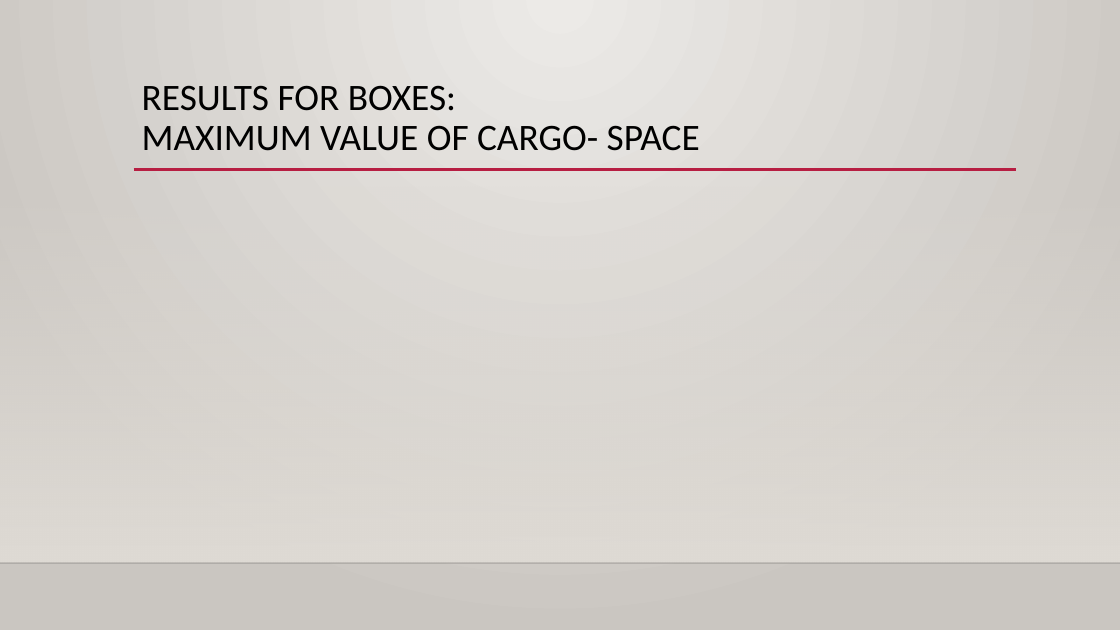
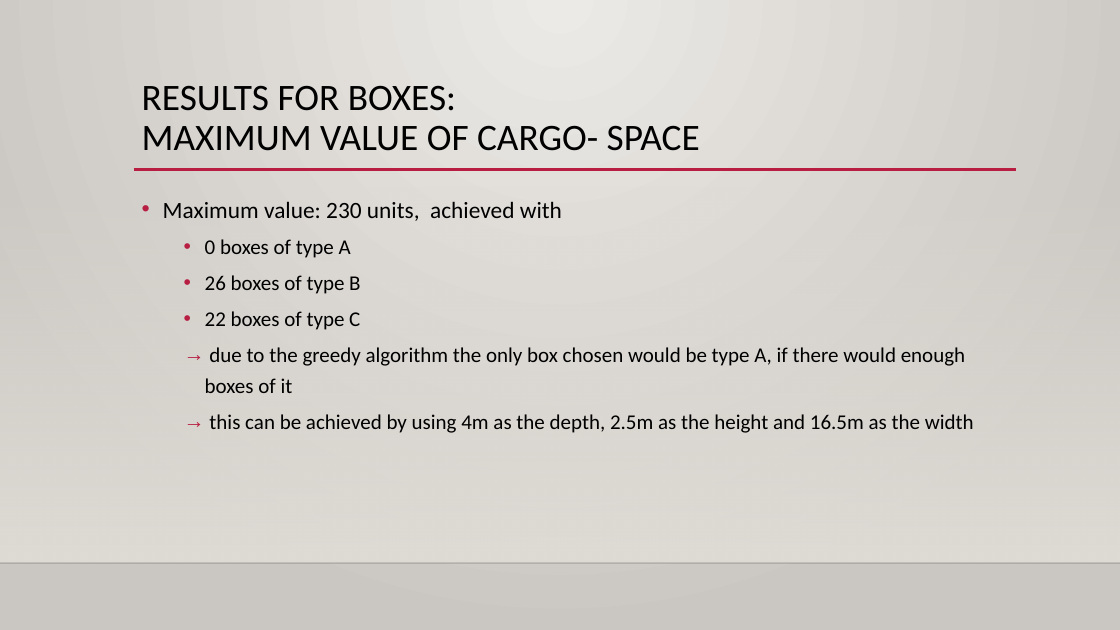
Before and after one commit to 31l3311/Pentominoes, a slide deck: slide 11 of project 3.pptx (slide 12 before the commit). Drawn at 1120x630 pixels with LibreOffice and Linux fonts; fonts in the diff are those of the drawing; background and template pictures are left out. Boxes give left, top, right and bottom in pixels: in the first picture for what was removed or moved away, otherwise in the second. Text is boxed around its words. In the diff, an @@ line names an element or a change of style, - is before the commit and + after.

```diff
--- a/project 3.pptx
+++ b/project 3.pptx
@@ text added at (163, 201, 974, 433), 18 pt, text #000000 @@
+• Maximum value: 230 units, achieved with
+  • 0 boxes of type A
+  • 26 boxes of type B
+  • 22 boxes of type C
+  → due to the greedy algorithm the only box chosen would be type A, if there would enough boxes of it
+  → this can be achieved by using 4m as the depth, 2.5m as the height and 16.5m as the width
```
Also in this commit, not shown: 5 other slides changed, 1 slide removed.
